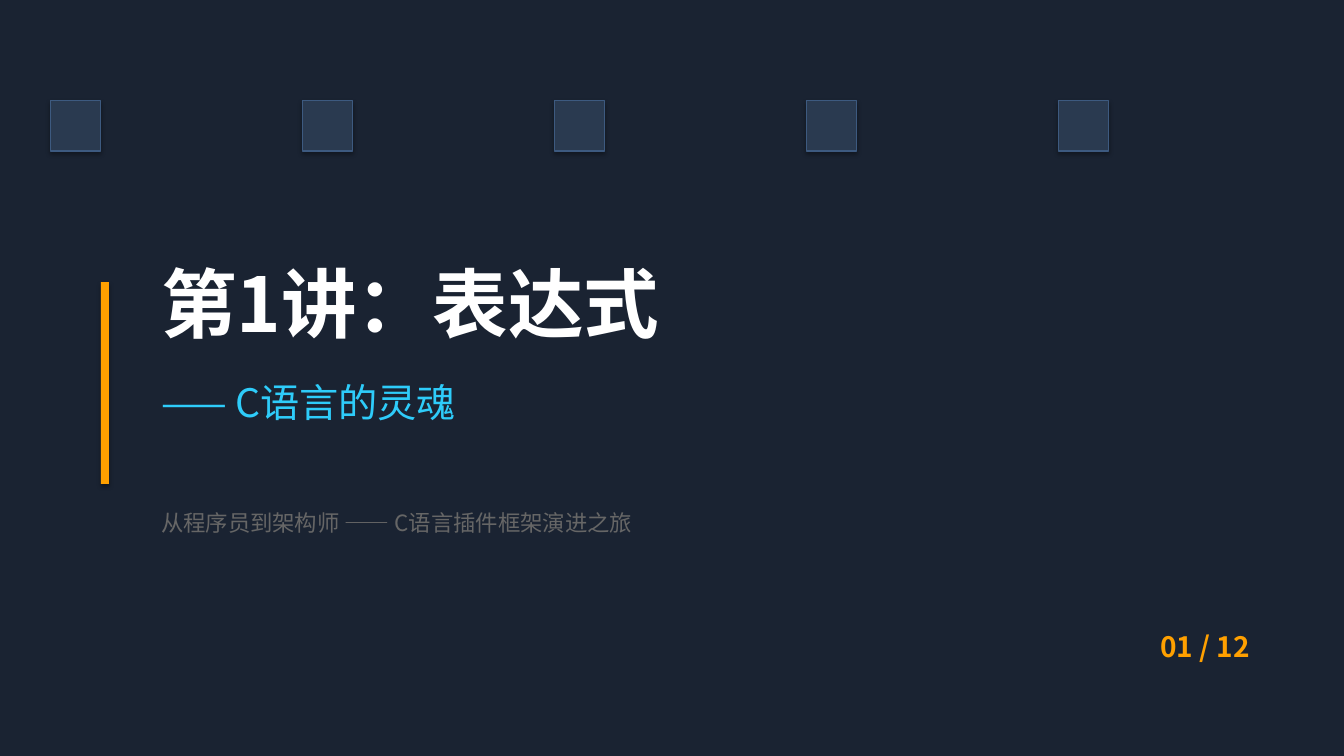
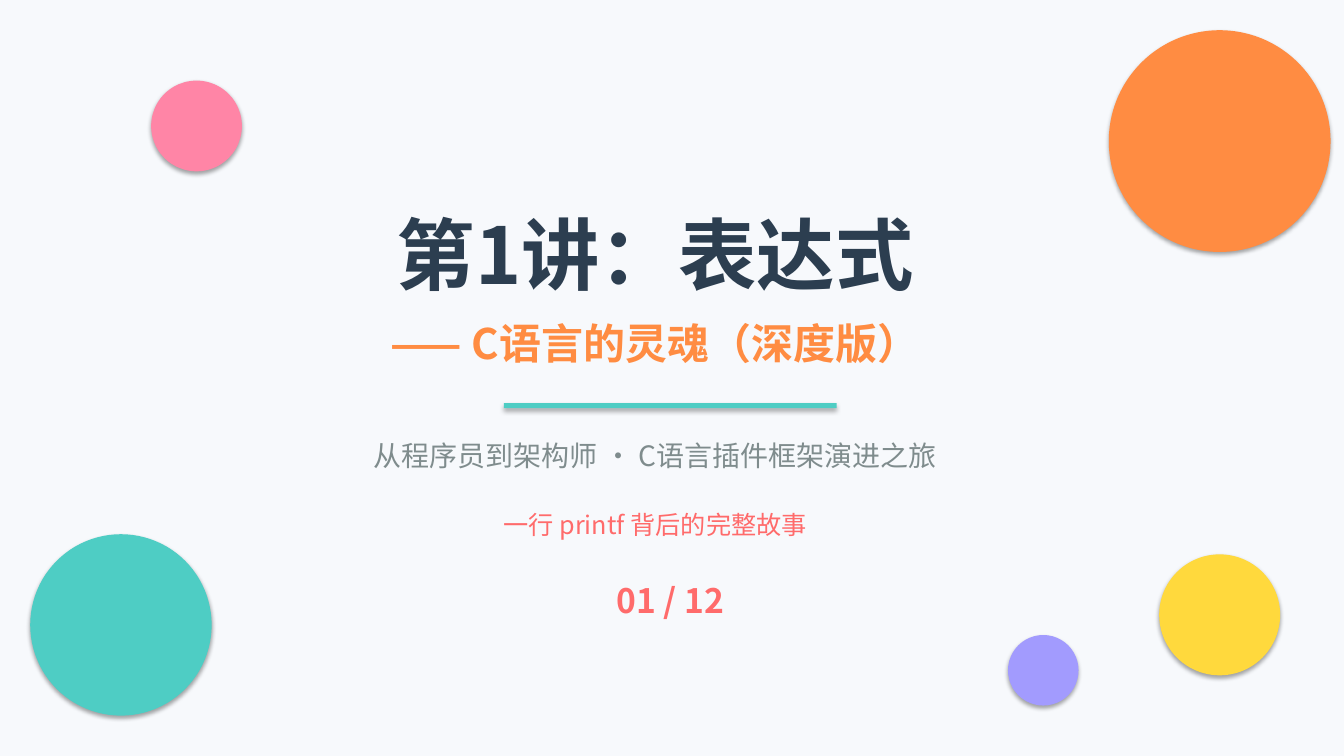
Before and after one commit to dll/cpsf, a slide deck: slide 1 of 01_你好世界/docs/课件.pptx. Drawn at 1344x756 pixels with LibreOffice and Linux fonts; fonts in the diff are those of the drawing. Boxes give left, top, right and bottom in pixels: in the first picture for what was removed or moved away, otherwise in the second. Text is boxed around its words. In the diff, an @@ line names an element or a change of style, - is before the commit and + after.

Commit message:
feat: 第1阶段V3深度版 + 知识图谱总览
第1阶段V3升级版：
- 源代码：超详细注释，逐行解释+编译四阶段附录
- Markdown课件：深度细化编译链接全过程，加入知识图谱节点
- PPT课件：10页全新设计，含知识图谱页+拆解表达式+链接详解+选择题
- 讲解视频：5分钟深度版，编译四阶段+链接的秘密+课堂小测
- 思考题：4道深度思辨题（编译vs解释/链接代价/表达式语言/架构视角）
- 总知识图谱：知识树+跨层关联+各讲节点清单+学习路径

```diff
--- a/01_你好世界/docs/课件.pptx
+++ b/01_你好世界/docs/课件.pptx
@@ background #1A2332 to #FFFFFF @@
@@ rectangle added at bbox=[0, 0, 1344, 756], fill #F7F9FC @@
@@ ellipse added at bbox=[1109, 30, 1331, 252], fill #FF8C42 @@
@@ ellipse added at bbox=[151, 81, 242, 171], fill #FF85A6 @@
@@ rectangle removed at bbox=[50, 101, 101, 151] @@
@@ rectangle removed at bbox=[302, 101, 353, 151] @@
@@ rectangle removed at bbox=[555, 101, 605, 151] @@
@@ rectangle removed at bbox=[807, 101, 857, 151] @@
@@ rectangle removed at bbox=[1059, 101, 1109, 151] @@
@@ text "第1讲：表达式": place and size @@
-text "第1讲：表达式" at bbox=[161, 267, 659, 339]
+text "第1讲：表达式" at bbox=[397, 217, 914, 291]
@@ text "第1讲：表达式" at bbox=[397, 217, 914, 291]: size 54 to 56 pt, text colour #FFFFFF to #2C3E50; alignment left to centre @@
@@ rectangle removed at bbox=[101, 282, 109, 484] @@
@@ text at bbox=[472, 323, 919, 363]: text changed; size 28 to 30 pt; text colour #2ECCFA to #FF8C42; bold on @@
-—— C语言的灵魂
+—— C语言的灵魂（深度版）
@@ rectangle added at bbox=[504, 403, 837, 408], fill #4ECDC4 @@
@@ text at bbox=[373, 442, 936, 468]: text changed; size 16 to 20 pt; text colour #666666 to #7F8C8D @@
-从程序员到架构师 —— C语言插件框架演进之旅
+从程序员到架构师 · C语言插件框架演进之旅
@@ ellipse added at bbox=[30, 534, 212, 716], fill #4ECDC4 @@
@@ text added at bbox=[503, 513, 807, 540], 18 pt, text #FF6B6B @@
+一行 printf 背后的完整故事
@@ ellipse added at bbox=[1159, 555, 1280, 676], fill #FFD93D @@
@@ text "01 / 12": place and size @@
-text "01 / 12" at bbox=[1160, 636, 1250, 658]
+text "01 / 12" at bbox=[617, 587, 724, 614]
@@ text "01 / 12" at bbox=[617, 587, 724, 614]: size 20 to 24 pt, text colour #FFA000 to #FF6B6B; alignment right to centre @@
@@ ellipse added at bbox=[1008, 635, 1079, 706], fill #A29BFE @@
```
Also in this commit, not shown: 3 other slides changed, 6 slides added, 9 slides removed, 7 other files.
